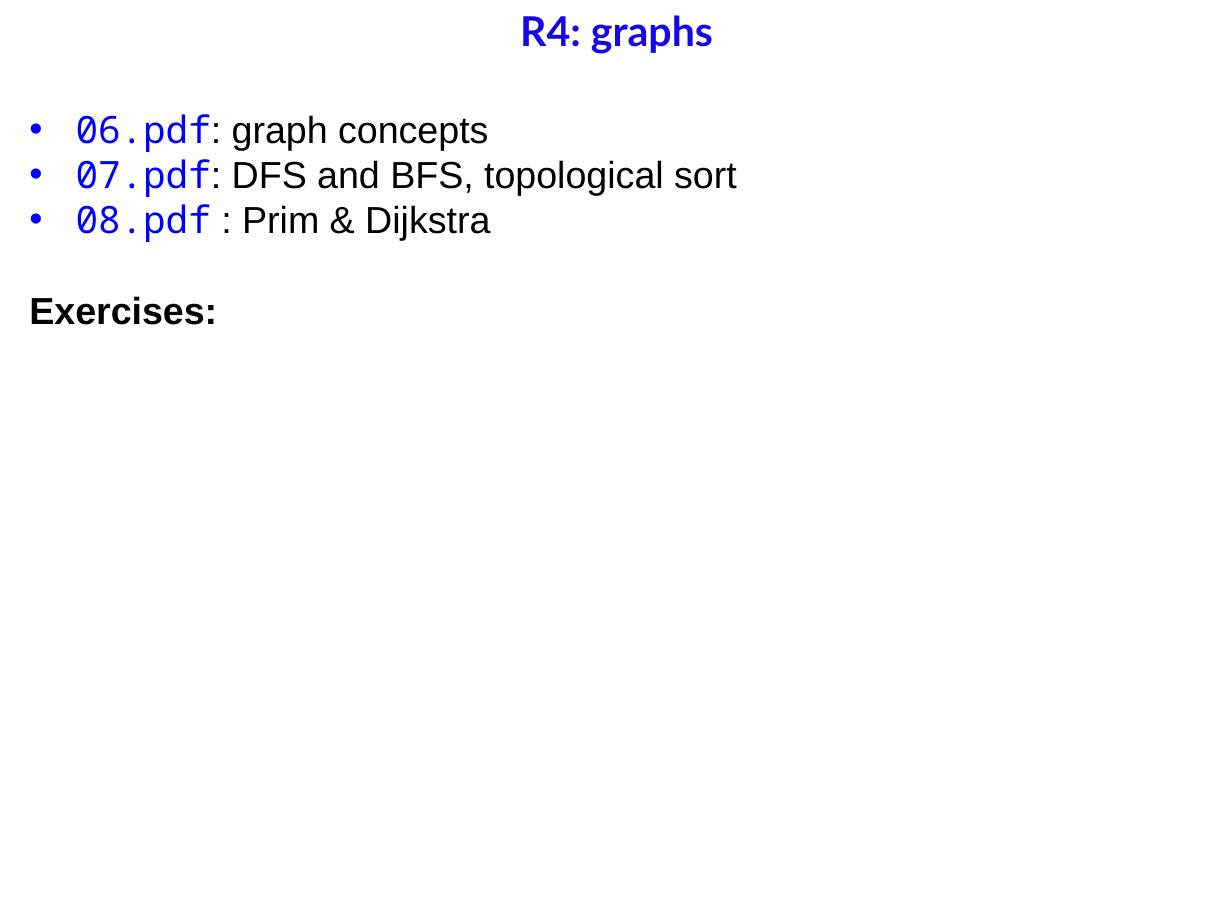
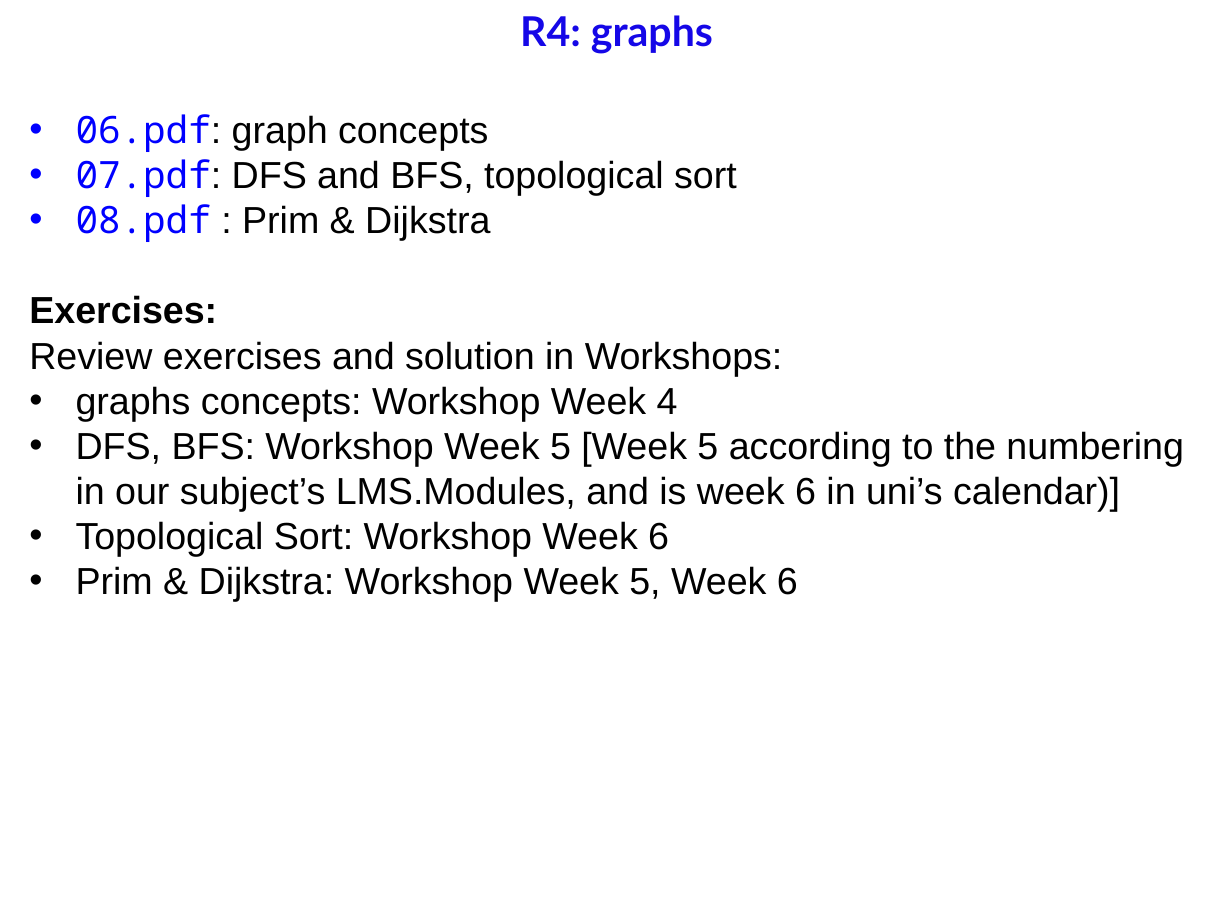
Before and after one commit to anhvir/c207, a slide deck: slide 13 of ws10.pptx. Drawn at 1232x924 pixels with LibreOffice and Linux fonts; fonts in the diff are those of the drawing; background and template pictures are left out. Boxes give left, top, right and bottom in pixels: in the first picture for what was removed or moved away, otherwise in the second. Text is boxed around its words. In the diff, an @@ line names an element or a change of style, - is before the commit and + after.

Commit message:
Week 10 Version 2

```diff
--- a/ws10.pptx
+++ b/ws10.pptx
@@ text at [29, 341, 1184, 602]: paragraphs added @@
+Review exercises and solution in Workshops:
+• graphs concepts: Workshop Week 4
+• DFS, BFS: Workshop Week 5 [Week 5 according to the numbering in our subject’s LMS.Modules, and is week 6 in uni’s calendar)]
+• Topological Sort: Workshop Week 6
+• Prim & Dijkstra: Workshop Week 5, Week 6
```
Also in this commit, not shown: 18 other slides changed, 1 other file.
